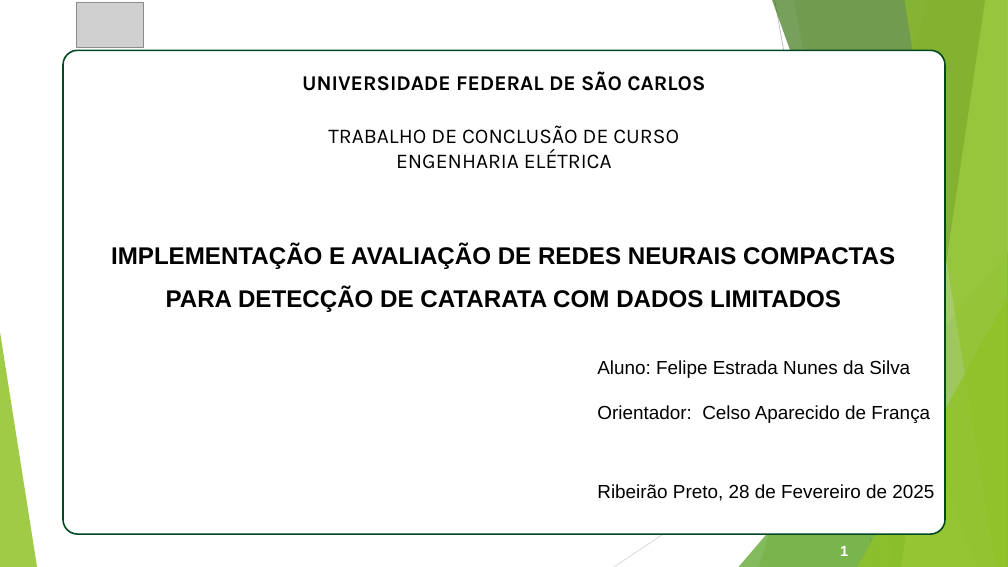
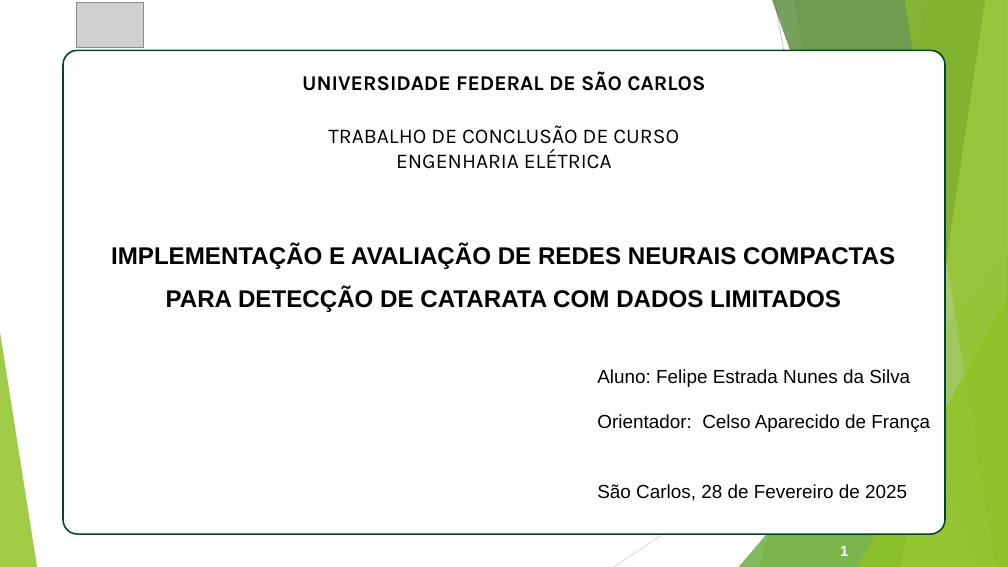
Before and after one commit to estrada-felipe/FundusDetectionTCC, a slide deck: slide 1 of tcc_documento/Apresentacao_TCC_Felipe_Estrada.pptx. Drawn at 1008x567 pixels with LibreOffice and Linux fonts; fonts in the diff are those of the drawing; grey boxes stand for pictures. Boxes give left, top, right and bottom in pixels: in the first picture for what was removed or moved away, otherwise in the second. Text is boxed around its words. In the diff, an @@ line names an element or a change of style, - is before the commit and + after.

```diff
--- a/tcc_documento/Apresentacao_TCC_Felipe_Estrada.pptx
+++ b/tcc_documento/Apresentacao_TCC_Felipe_Estrada.pptx
@@ text "Aluno: Felipe Estrada Nunes da ...": place and size @@
-text "Aluno: Felipe Estrada Nunes da ..." at <box>597,360,930,423</box>
+text "Aluno: Felipe Estrada Nunes da ..." at <box>597,369,930,432</box>
@@ text at <box>597,484,907,501</box>: text changed @@
-Ribeirão Preto, 28 de Fevereiro de 2025
+São Carlos, 28 de Fevereiro de 2025
```
Also in this commit, not shown: 3 other slides changed, 15 slides added, 30 slides removed, 4 other files.
